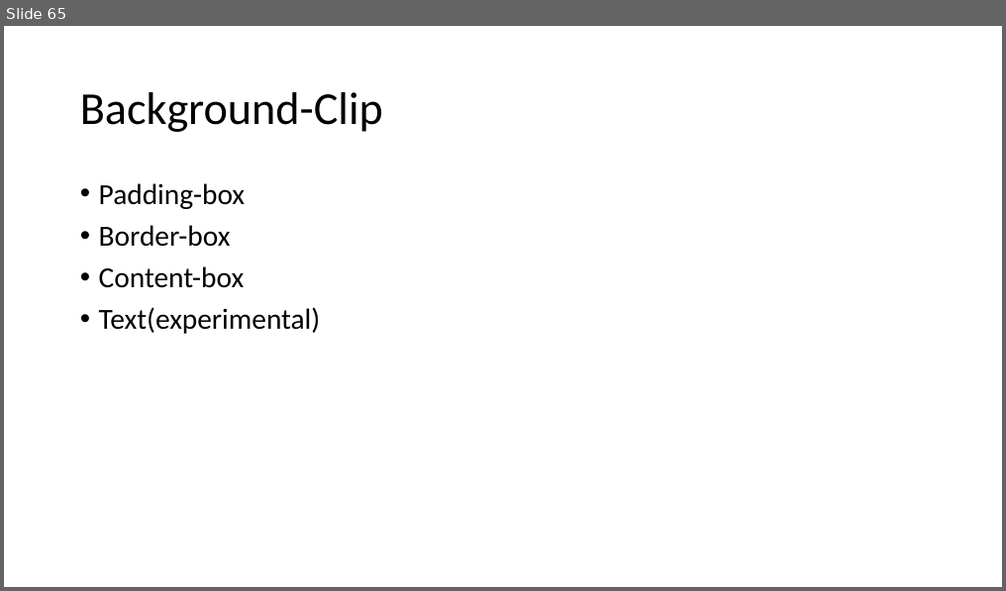
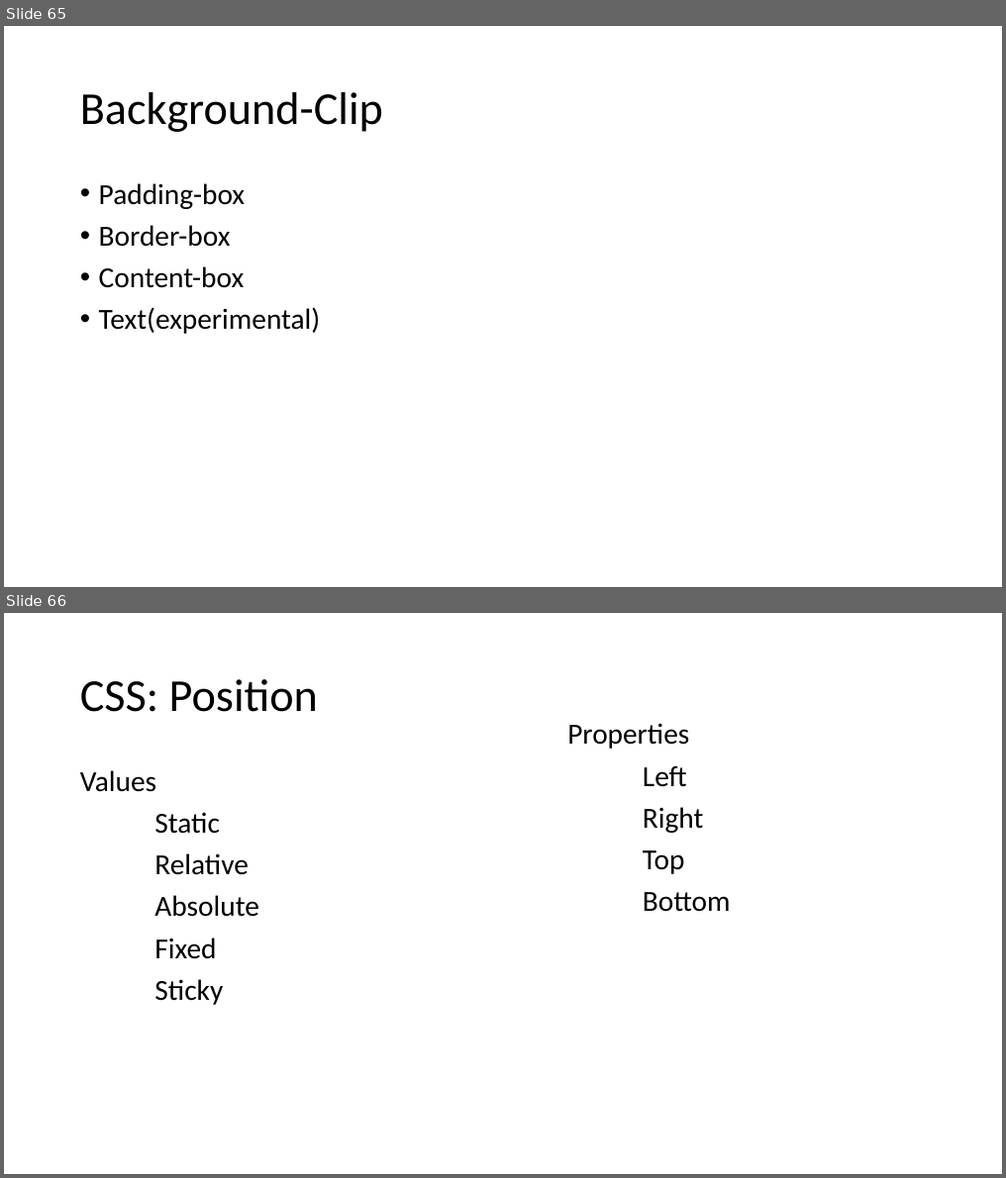
Before and after one commit to PiyushChaturvedii/Batch04, a slide deck: CSS.pptx. Shown one above the other, each under a label of ours: slide 65 before the commit, slides 65 and 66 after it. The pictures are 1006x591 and 1006x1178 pixels, drawn with LibreOffice and Linux fonts; fonts in the diff are those of the drawing. Boxes give left, top, right and bottom in pixels: in the first picture for what was removed or moved away, otherwise in the second. Text is boxed around its words. In the diff, an @@ line names an element or a change of style, - is before the commit and + after.

Commit message:
position,table updated

```diff
--- a/CSS.pptx
+++ b/CSS.pptx
@@ slide 66 added at <box>4,613,1002,1174</box>, background #FFFFFF @@
@@ title added at <box>80,679,318,712</box>, 44 pt, text #000000 @@
+CSS: Position
@@ text added at <box>567,723,731,912</box>, 28 pt, text #000000 @@
+Properties
+Left
+Right
+Top
+Bottom
@@ text added at <box>80,770,259,1005</box>, 28 pt, text #000000 @@
+Values
+Static
+Relative
+Absolute
+Fixed
+Sticky
```
Also in this commit, not shown: 1 other slide added, 2 other files.
